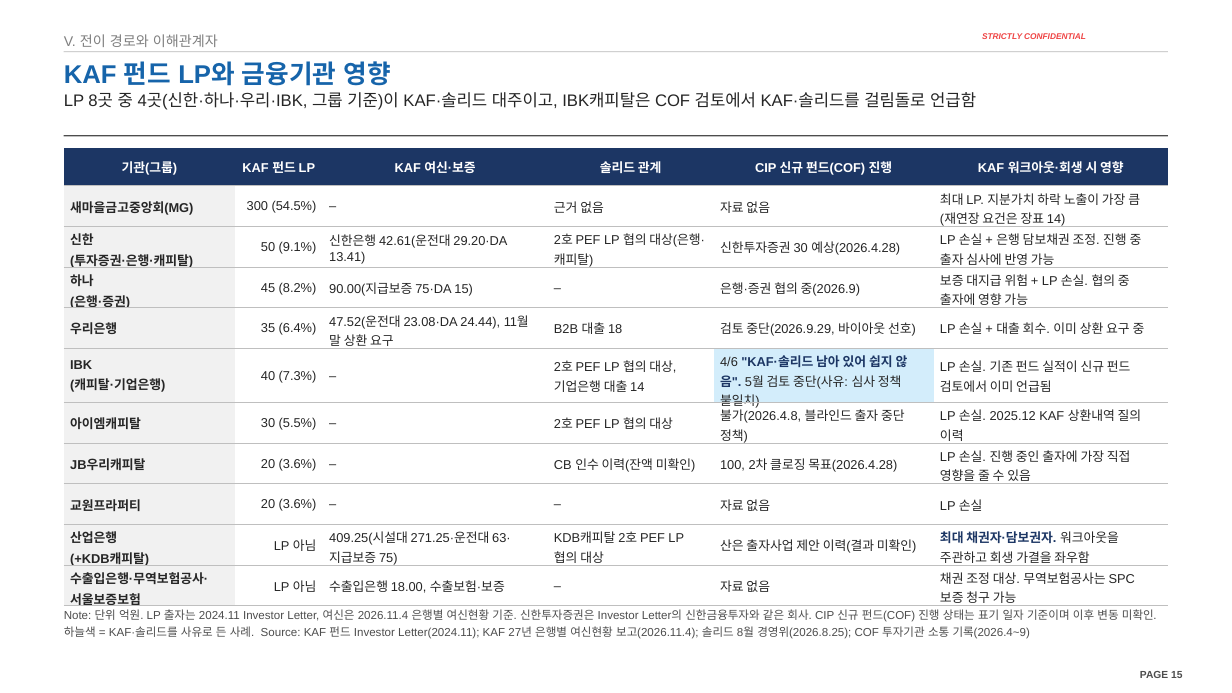
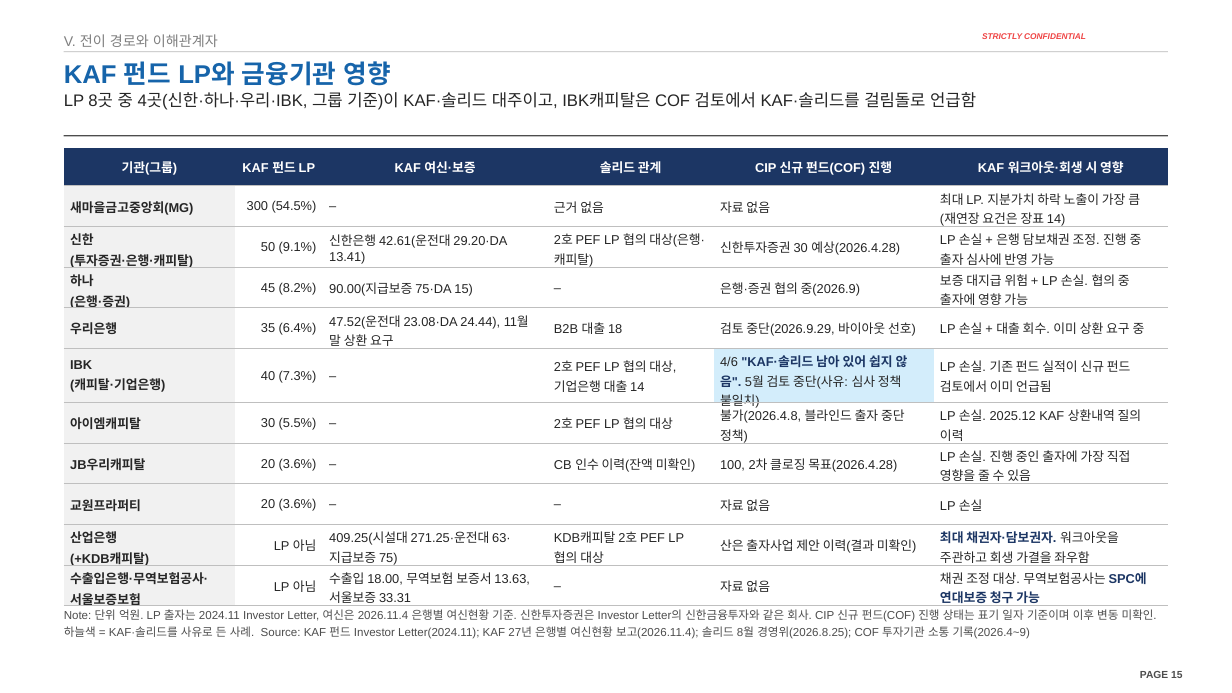
Before and after one commit to jogyesung/GS-Secretary, a slide deck: slide 15 of outputs/CIP_KAF_솔리드_자금조달차질_시나리오_20261118.pptx. Drawn at 1232x693 pixels with LibreOffice and Linux fonts; fonts in the diff are those of the drawing; background and template pictures are left out. Boxes give left, top, right and bottom in pixels: in the first picture for what was removed or moved away, otherwise in the second. Text is boxed around its words. In the diff, an @@ line names an element or a change of style, - is before the commit and + after.

```diff
--- a/outputs/CIP_KAF_솔리드_자금조달차질_시나리오_20261118.pptx
+++ b/outputs/CIP_KAF_솔리드_자금조달차질_시나리오_20261118.pptx
@@ table at <box>64,148,1168,610</box> @@
-row 11, column 3: 수출입은행 18.00, 수출보험·보증
+row 11, column 3: 수출입 18.00, 무역보험 보증서 13.63, 서울보증 33.31
-row 11, column 6: 채권 조정 대상. 무역보험공사는 SPC 보증 청구 가능
+row 11, column 6: 채권 조정 대상. 무역보험공사는 SPC에 연대보증 청구 가능
```
Also in this commit, not shown: 3 other slides changed, 1 other file.
